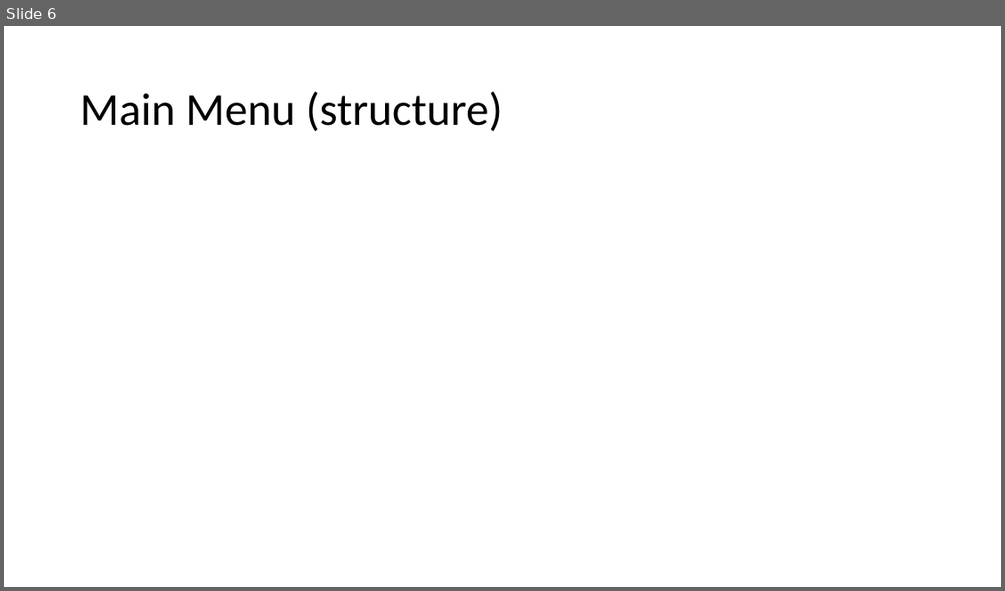
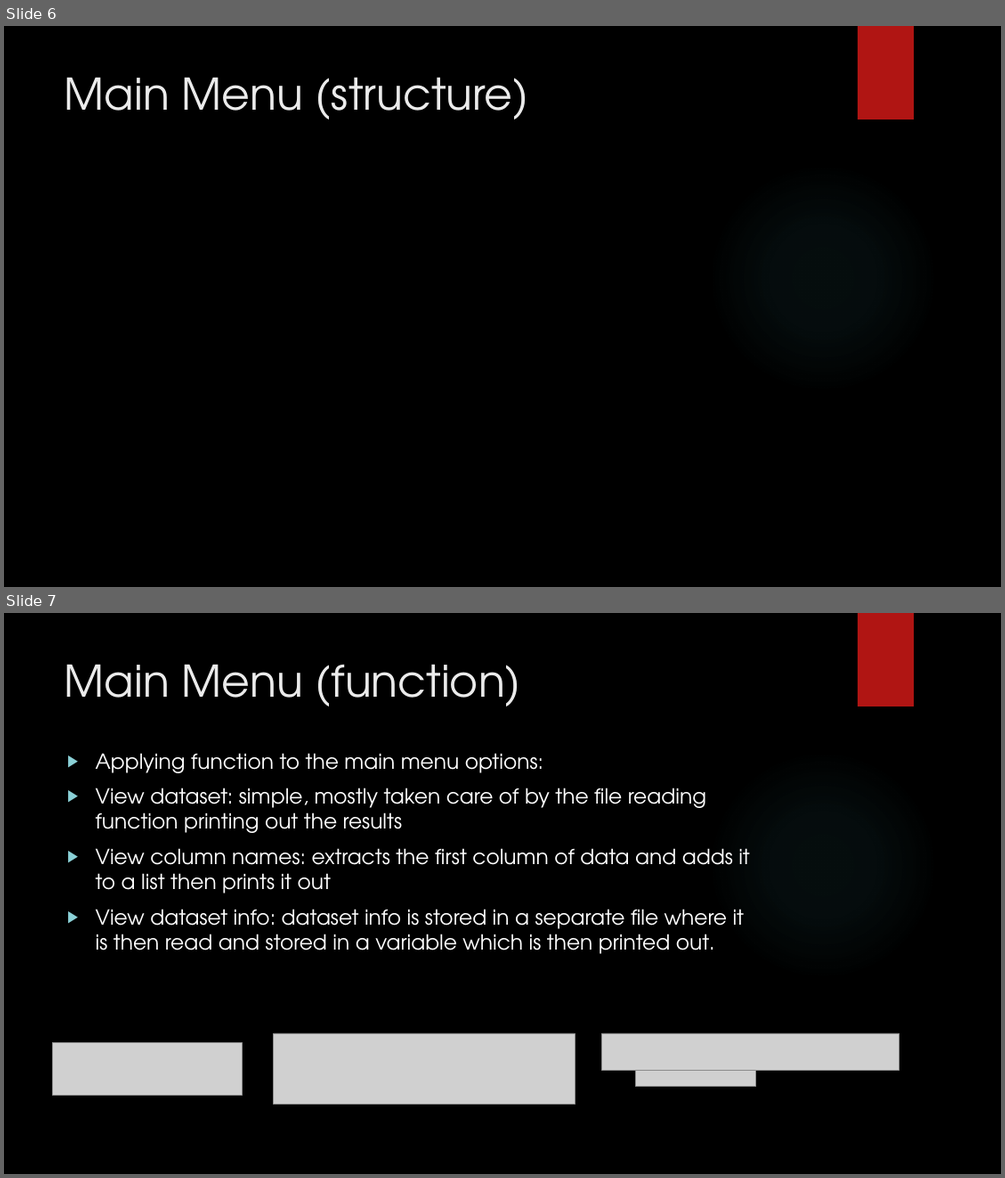
Before and after one commit to csmfduro/salaries, a slide deck: Computer Science Workshop Presentation.pptx. Shown one above the other, each under a label of ours: slide 6 before the commit, slides 6 and 7 after it. The pictures are 1005x591 and 1005x1178 pixels, drawn with LibreOffice and Linux fonts; fonts in the diff are those of the drawing; grey boxes stand for pictures; background and template pictures are left out. Boxes give left, top, right and bottom in pixels: in the first picture for what was removed or moved away, otherwise in the second. Text is boxed around its words. In the diff, an @@ line names an element or a change of style, - is before the commit and + after.

Commit message:
Worked on Presentation slides
Filled in slides 1-5, 7, 9-10 of presentation

```diff
--- a/Computer Science Workshop Presentation.pptx
+++ b/Computer Science Workshop Presentation.pptx
@@ slide 7 added at <box>4,613,1001,1174</box>, background picture (left out); not listed: 2 template elements that a slide beside it also shows @@
@@ title added at <box>65,664,521,706</box>, 42 pt, text #EBEBEB @@
+Main Menu (function)
@@ text added at <box>96,753,750,954</box>, 20 pt, text #FFFFFF @@
+▶ Applying function to the main menu options:
+▶ View dataset: simple, mostly taken care of by the file reading function printing out the results
+▶ View column names: extracts the first column of data and adds it to a list then prints it out
+▶ View dataset info: dataset info is stored in a separate file where it is then read and stored in a variable which is then printed out.
@@ picture added at <box>274,1033,575,1104</box> @@
@@ picture added at <box>601,1033,899,1070</box> @@
@@ picture added at <box>52,1042,242,1094</box> @@
@@ picture added at <box>635,1070,755,1086</box> @@
@@ slide 6 changed as well @@
@@ background #FFFFFF to picture (left out) @@
@@ rectangle added at <box>858,26,914,119</box>, fill #B01513 @@
@@ title "Main Menu (structure)": place and size @@
-title "Main Menu (structure)" at <box>80,91,502,131</box>
+title "Main Menu (structure)" at <box>65,77,529,119</box>
@@ title "Main Menu (structure)" at <box>65,77,529,119</box>: size 44 to 42 pt, font Calibri to TeX Gyre Adventor, text colour #000000 to #EBEBEB; line spacing 0.9 to 1; vertical alignment middle to top @@
@@ ellipse added at <box>708,163,938,394</box>, fill gradient #50B9C1 @@
```
Also in this commit, not shown: 11 other slides changed, 5 other slides added, 5 slides removed.
